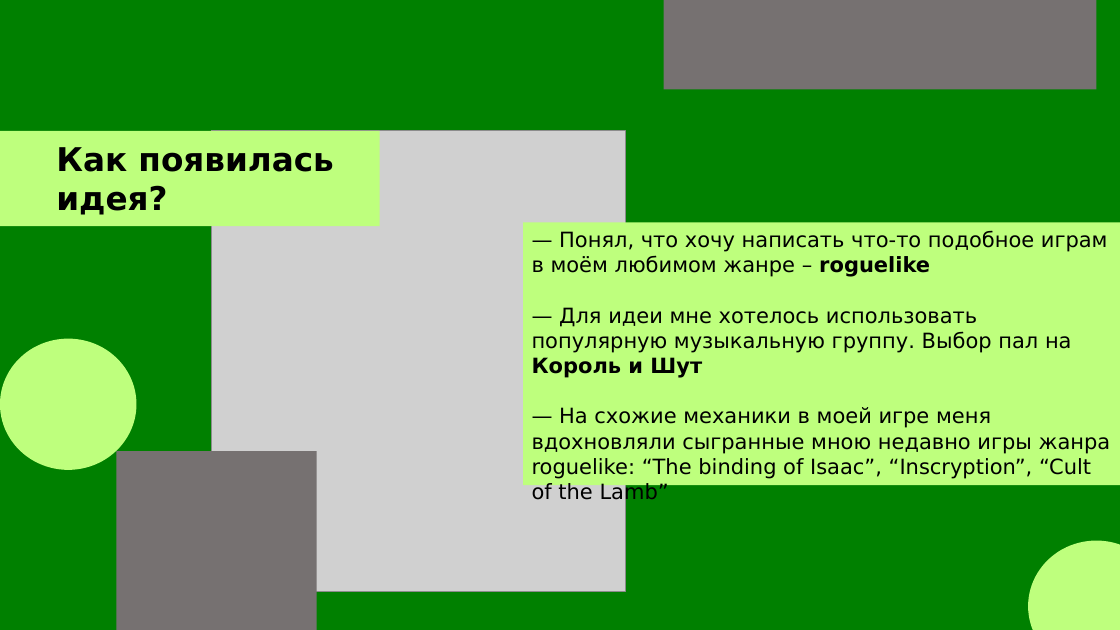
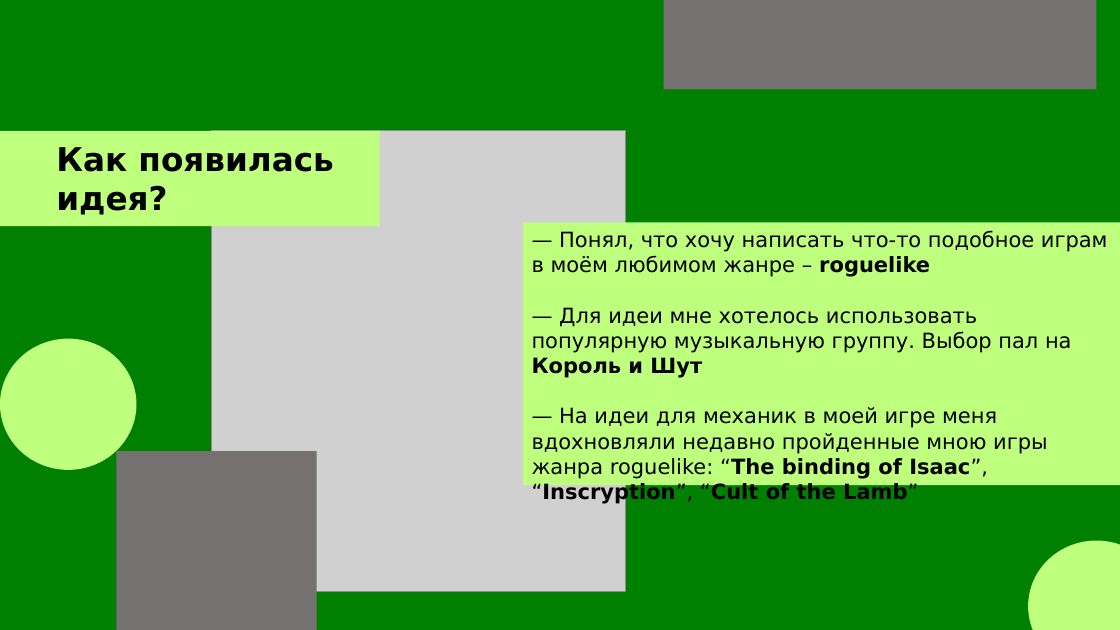
Before and after one commit to micr0punk/Forest_Evil_spirits_Russian_rock, a slide deck: slide 2 of docs/Презентация. Лес. Нечисть. Русский рок.pptx. Drawn at 1120x630 pixels with LibreOffice and Linux fonts; fonts in the diff are those of the drawing; grey boxes stand for pictures. Boxes give left, top, right and bottom in pixels: in the first picture for what was removed or moved away, otherwise in the second. Text is boxed around its words. In the diff, an @@ line names an element or a change of style, - is before the commit and + after.

```diff
--- a/docs/Презентация. Лес. Нечисть. Русский рок.pptx
+++ b/docs/Презентация. Лес. Нечисть. Русский рок.pptx
@@ text in rectangle at <box>532,407,1048,499</box>: text changed @@
-— На схожие механики в моей игре меня вдохновляли сыгранные мною недавно игры жанра roguelike: “The binding of Isaac”, “Inscryption”, “Cult of the Lamb”
+— На идеи для механик в моей игре меня вдохновляли недавно пройденные мною игры жанра roguelike: “The binding of Isaac”, “Inscryption”, “Cult of the Lamb”
```
Also in this commit, not shown: 2 other slides changed, 5 other files.
